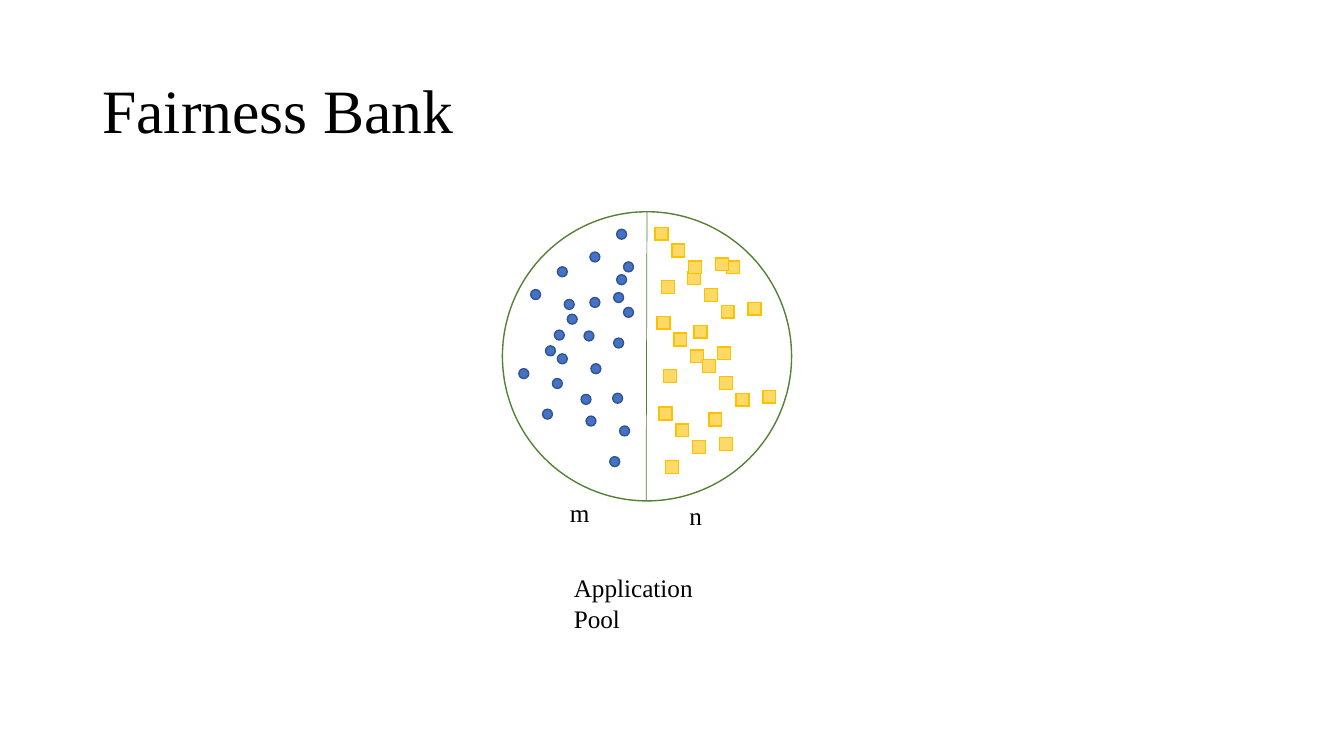
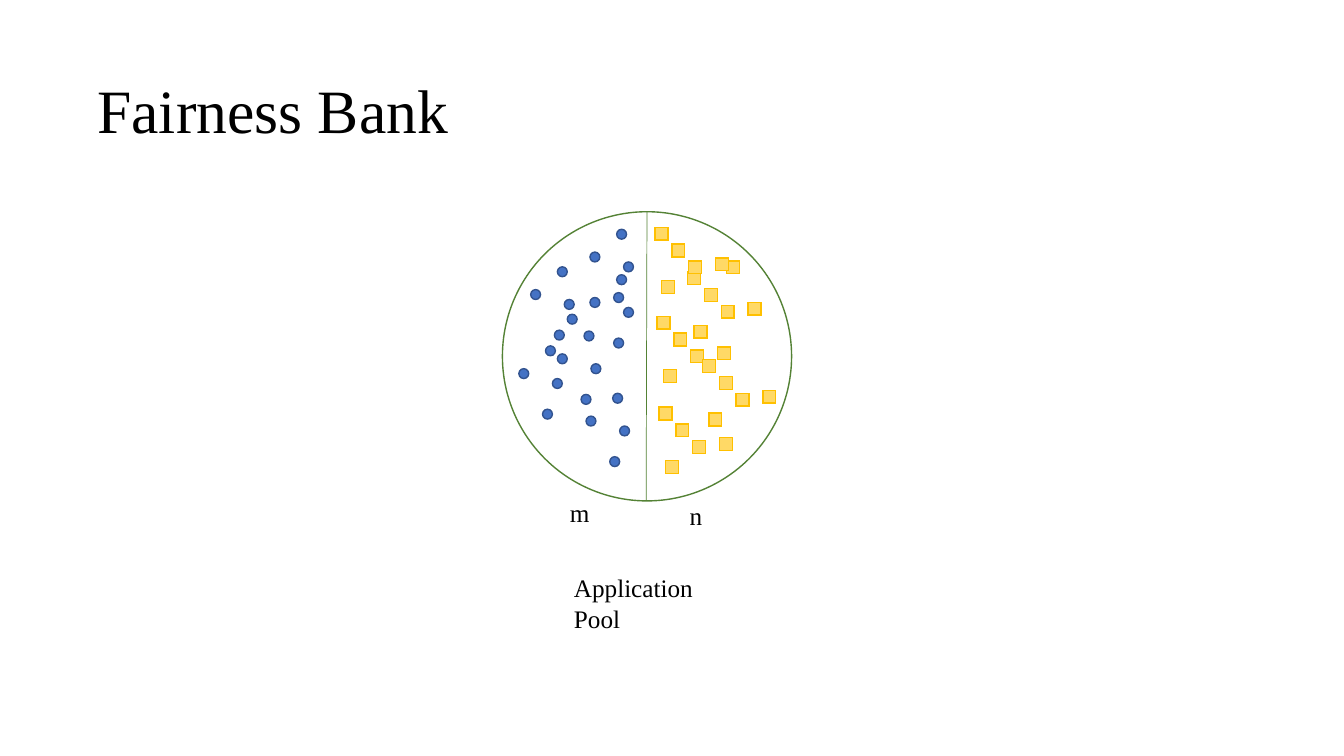
Before and after one commit to Amirosimani/Machine_Learning_Pratt, a slide deck: slide 6 of course slides/week_02.pptx. Drawn at 1344x756 pixels with LibreOffice and Linux fonts; fonts in the diff are those of the drawing. Boxes give left, top, right and bottom in pixels: in the first picture for what was removed or moved away, otherwise in the second. Text is boxed around its words. In the diff, an @@ line names an element or a change of style, - is before the commit and + after.

```diff
--- a/course slides/week_02.pptx
+++ b/course slides/week_02.pptx
@@ title "Fairness Bank": place and size @@
-title "Fairness Bank" at bbox=[102, 90, 453, 134]
+title "Fairness Bank" at bbox=[97, 90, 448, 134]
```
Also in this commit, not shown: 6 other slides changed, 2 other files.
